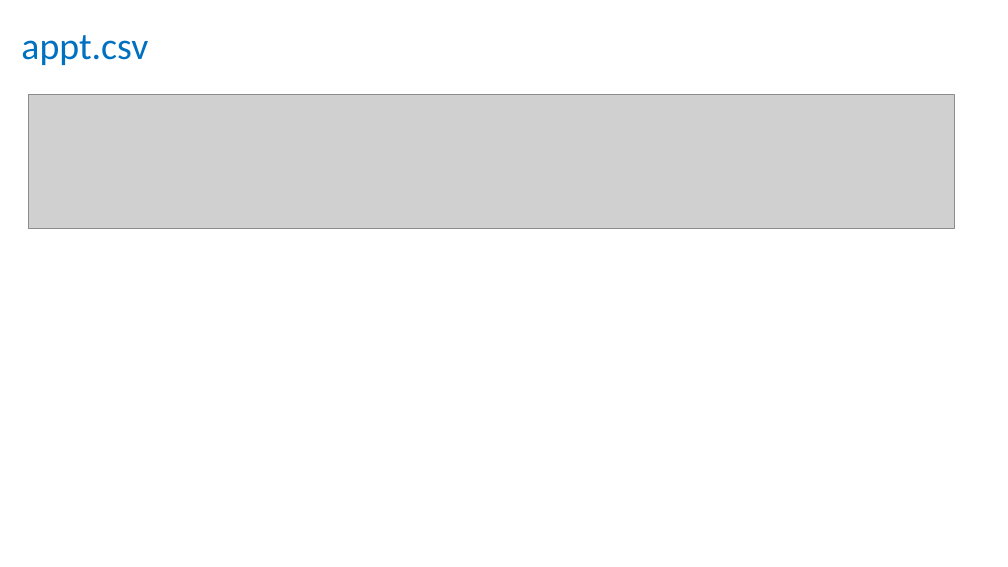
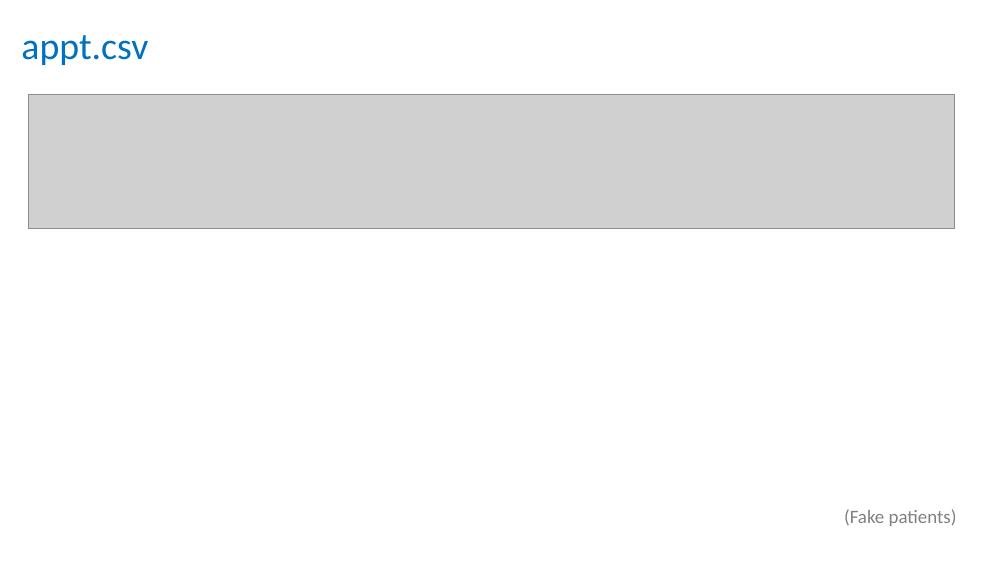
Before and after one commit to OuhscBbmc/prairie-outpost-public, a slide deck: slide 15 of publications/presentation-2019-06-idea/ispctn-regional-conference-2019-06.pptx. Drawn at 1008x567 pixels with LibreOffice and Linux fonts; fonts in the diff are those of the drawing; grey boxes stand for pictures. Boxes give left, top, right and bottom in pixels: in the first picture for what was removed or moved away, otherwise in the second. Text is boxed around its words. In the diff, an @@ line names an element or a change of style, - is before the commit and + after.

```diff
--- a/publications/presentation-2019-06-idea/ispctn-regional-conference-2019-06.pptx
+++ b/publications/presentation-2019-06-idea/ispctn-regional-conference-2019-06.pptx
@@ text added at <box>844,509,957,526</box>, 18 pt, text #808080 @@
+(Fake patients)
```
Also in this commit, not shown: 7 other slides changed, 1 slide added, 1 slide removed.
